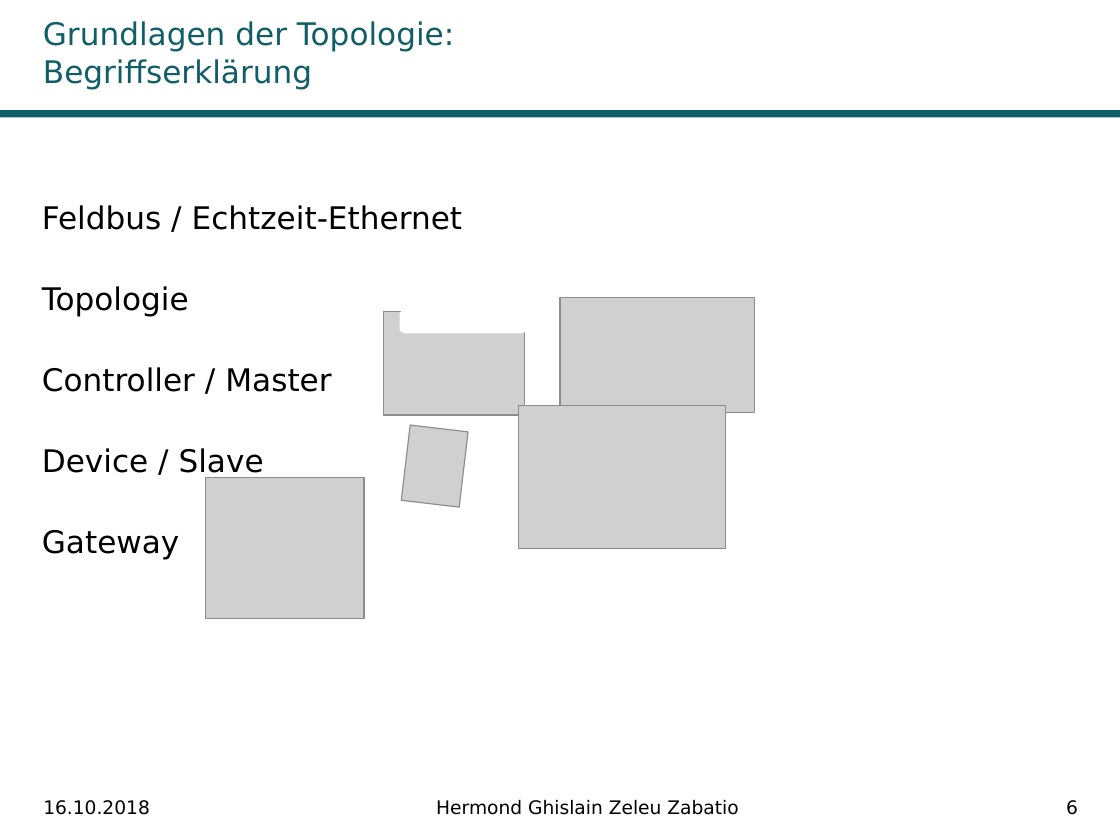
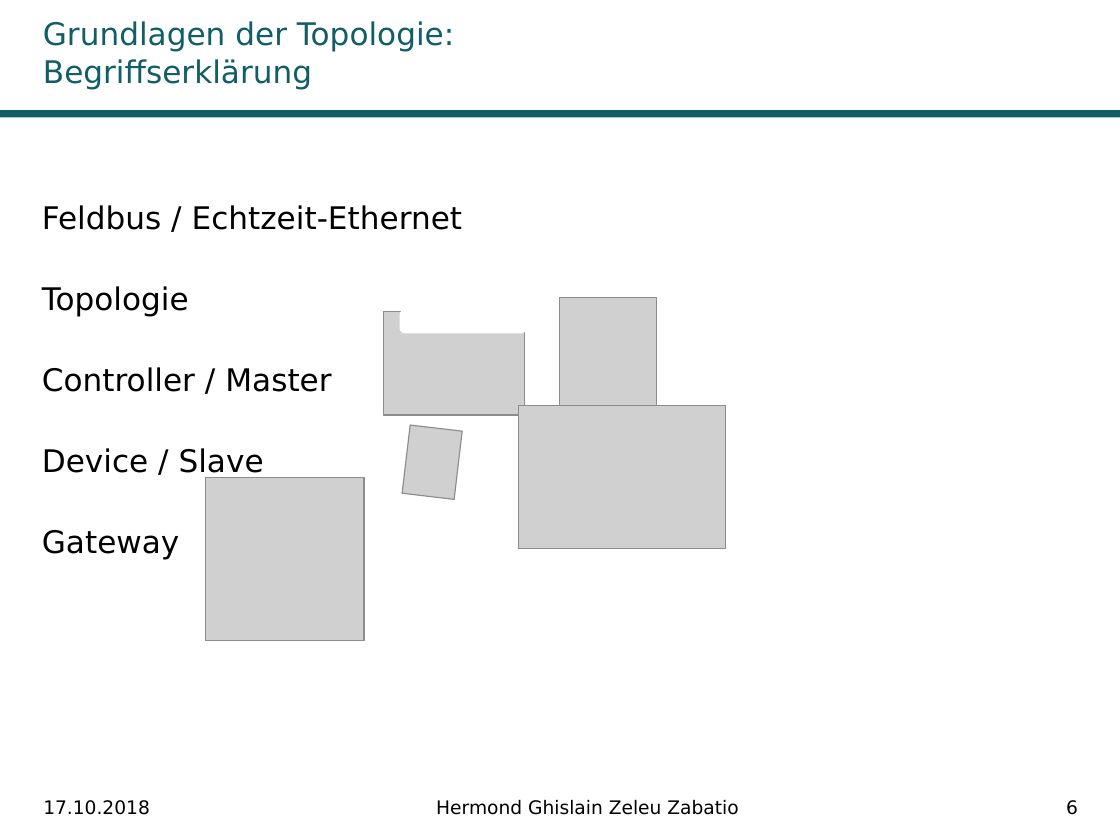
Before and after one commit to Ghislain1/zoe-fb-app, a slide deck: slide 6 of Master-Abschluss.pptx. Drawn at 1120x840 pixels with LibreOffice and Linux fonts; fonts in the diff are those of the drawing; grey boxes stand for pictures; background and template pictures are left out. Boxes give left, top, right and bottom in pixels: in the first picture for what was removed or moved away, otherwise in the second. Text is boxed around its words. In the diff, an @@ line names an element or a change of style, - is before the commit and + after.

```diff
--- a/Master-Abschluss.pptx
+++ b/Master-Abschluss.pptx
@@ picture: place and size @@
-picture at (560,297,755,412)
+picture at (560,298,657,405)
@@ picture: place and size @@
-picture at (401,425,468,507)
+picture at (402,425,462,499)
@@ picture: place and size @@
-picture at (205,477,364,618)
+picture at (205,477,364,641)
@@ text at (43,800,150,815): text changed @@
-16.10.2018
+17.10.2018
```
Also in this commit, not shown: 28 other slides changed.
